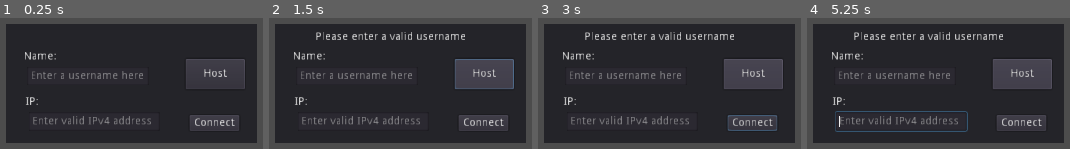
Above: before the commit, frames 1-4 (left to right).
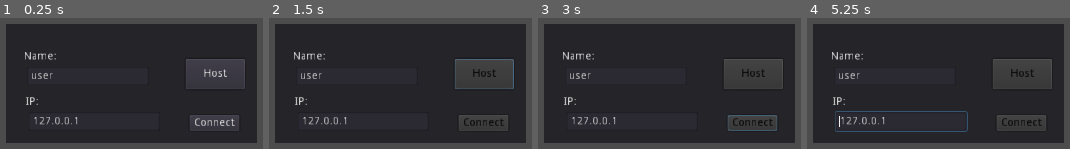
Above: after the commit, the same moments.

Repository: goon-squad-studios/Tribal
Game: Godot game, scene res://lobby.tscn
The game is run twice, just before and just after one commit, with the same random seed, the same clock (stepped at 60 frames per second) and the same inputs.
Inputs (mouse positions are in pixels of both pictures, inside the frame that each line leads up to):
- Up to frame 1 (0.25 s): no input
- Up to frame 2 (1.5 s): click "Connect" at 0.5 s; click (484, 73) at 1.25 s, where only the run before the commit has a clickable "Host"
- Up to frame 3 (3 s): hold Right (ui_right) 2.03-2.78 s; hold Down (ui_down) from 2.78 s (still down)
- Up to frame 4 (5.25 s): release Down (ui_down) at 3.53 s; hold Right (ui_right) 3.53-4.28 s; hold Up (ui_up) 4.28-5.03 s; hold Left (ui_left) from 5.03 s (still down)

The runs differ from the first frame. In frame 1, 2.0% of the frame differs, in the area x 12-58%, y 40-82%; in frame 2, 4.1%, in the area x 12-90%, y 10-83%; in frame 3, 4.1%; in frame 4, 4.1%.

Commit message:
fiddled with networking, added new ui

Diff:
--- a/game/field.tscn
+++ b/game/field.tscn
@@ -22,3 +22,5 @@
 
 [node name="2" type="Position2D" parent="spawn_points"]
 position = Vector2( 511.604, 126.582 )
+
+[node name="players" type="Node2D" parent="."]
--- a/game/lobby.gd
+++ b/game/lobby.gd
@@ -1,5 +1,4 @@
 extends Control
-
 
 func ready():
 	playerntwrk.connect("connection_failed", self, "_on_connection_failed")
@@ -9,32 +8,38 @@
 	playerntwrk.connect("game_error", self, "_on_game_error")
 
 func _on_connect_server_pressed():
-	var username = get_node("Panel/name_tag/username").text
-	#eventually implement a "is_valid_username" function
+	#make sure the info is good
+	var username = get_node("connect/name_tag/username").text
+	var ip = get_node("connect/ip_tag/ip").text
+	var err = get_node("connect/err").text
 	if username == "":
-		get_node("Panel/err").text = "Please enter a valid username"
+		err = "Please enter a valid username"
 		return
-	#check to make sure the ip's good before connecting
-	var ip = get_node("Panel/ip_tag/ip").text
-	if not ip.is_valid_ip_address():
-		get_node("Panel/err").text = "IPv4 not valid"
+	elif not ip.is_valid_ip_address():
+		err = "Please enter a valid IP adress"
 		return
-
-	#attempt to connect
-	var host = NetworkedMultiplayerENet.new()
-	print("connecting...")
-	host.create_client(ip, 42069)
-	get_tree().set_network_peer(host)
+	#if the user and ip are good, continue
+	get_node("connect/host_server").disabled = true
+	get_node("connect/connect_server").disabled = true
+	playerntwrk.join_game(ip, username)
 
 func _on_host_server_pressed():
-	#eventually implement a "is_valid_username" function
-	if get_node("Panel/ip_tag/ip").text == "":
-		get_node("Panel/err").text = "Please enter a valid username"
+	var username = get_node("connect/name_tag/username").text
+	var err = get_node("connect/err").text
+	if username == "":
+		err = "Please enter a valid username"
 		return
-#bring them to a lobby table if it's a good username
-	print("hello")
+	#if the user is good, continue
+	playerntwrk.host_game(username)
+
+	get_node("connect").hide()
+	get_node("players").show()
+	get_node("players/player_list").add_item(username)
 
 func _on_connection_failed():
+	get_node("connect/host_server").disabled = true
+	get_node("connect/connect_server").disabled = true
+	get_node("connect/err").text = "Couldn't connect to host"
 	pass
 
 func _on_connection_success():
@@ -48,3 +53,7 @@
 
 func _on_game_error():
 	pass
+
+
+func _on_start_pressed():
+	playerntwrk.begin_game()
--- a/game/lobby.tscn
+++ b/game/lobby.tscn
@@ -7,45 +7,63 @@
 anchor_bottom = 1.0
 script = ExtResource( 1 )
 
-[node name="Panel" type="Panel" parent="."]
+[node name="connect" type="Panel" parent="."]
+editor/display_folded = true
 margin_left = 379.5
 margin_top = 188.55
 margin_right = 700.5
 margin_bottom = 341.55
 
-[node name="name_tag" type="Label" parent="Panel"]
+[node name="name_tag" type="Label" parent="connect"]
 margin_left = 22.8
 margin_top = 35.15
 margin_right = 64.8
 margin_bottom = 49.15
 text = "Name:"
 
-[node name="username" type="LineEdit" parent="Panel/name_tag"]
+[node name="username" type="LineEdit" parent="connect/name_tag"]
 margin_left = 3.79999
 margin_top = 19.75
 margin_right = 159.8
 margin_bottom = 43.75
 hint_tooltip = "
 "
+text = "user"
 placeholder_text = "Enter a username here"
 
-[node name="ip_tag" type="Label" parent="Panel"]
+[node name="ip_tag" type="Label" parent="connect"]
 margin_left = 24.7
 margin_top = 93.1
 margin_right = 66.7
 margin_bottom = 107.1
 text = "IP:"
 
-[node name="ip" type="LineEdit" parent="Panel/ip_tag"]
+[node name="ip" type="LineEdit" parent="connect/ip_tag"]
 margin_left = 4.0
 margin_top = 20.0
 margin_right = 172.0
 margin_bottom = 44.0
 hint_tooltip = "
 "
+text = "127.0.0.1"
 placeholder_text = "Enter valid IPv4 address"
 
-[node name="connect_server" type="Button" parent="Panel"]
+[node name="err" type="Label" parent="connect"]
+margin_left = 52.0
+margin_top = 10.0
+margin_right = 254.0
+margin_bottom = 24.0
+
+[node name="host_server" type="Button" parent="connect"]
+margin_left = 230.25
+margin_top = 44.8
+margin_right = 306.25
+margin_bottom = 83.8
+custom_colors/font_color_disabled = Color( 0, 0, 0, 1 )
+custom_colors/font_color = Color( 1, 1, 1, 1 )
+text = "Host"
+
+[node name="connect_server" type="Button" parent="connect"]
 margin_left = 235.4
 margin_top = 116.9
 margin_right = 299.4
@@ -54,20 +72,35 @@
 custom_colors/font_color = Color( 1, 1, 1, 1 )
 text = "Connect"
 
-[node name="host_server" type="Button" parent="Panel"]
-margin_left = 230.25
-margin_top = 44.8
-margin_right = 306.25
-margin_bottom = 83.8
-custom_colors/font_color_disabled = Color( 0, 0, 0, 1 )
-custom_colors/font_color = Color( 1, 1, 1, 1 )
-text = "Host"
+[node name="players" type="Panel" parent="."]
+visible = false
+margin_left = 264.0
+margin_top = 93.0
+margin_right = 761.0
+margin_bottom = 365.0
 
-[node name="err" type="Label" parent="Panel"]
-margin_left = 52.0
-margin_top = 10.0
-margin_right = 254.0
-margin_bottom = 24.0
+[node name="player_list" type="ItemList" parent="players"]
+margin_left = 13.0
+margin_top = 44.0
+margin_right = 482.0
+margin_bottom = 234.0
 
-[connection signal="pressed" from="Panel/connect_server" to="." method="_on_connect_server_pressed"]
-[connection signal="pressed" from="Panel/host_server" to="." method="_on_host_server_pressed"]
+[node name="title" type="Label" parent="players"]
+margin_left = 105.0
+margin_top = 3.0
+margin_right = 374.0
+margin_bottom = 39.0
+text = "Lobby Players"
+align = 1
+valign = 1
+
+[node name="start" type="Button" parent="players"]
+margin_left = 381.0
+margin_top = 239.0
+margin_right = 464.0
+margin_bottom = 264.0
+text = "Start"
+
+[connection signal="pressed" from="connect/host_server" to="." method="_on_host_server_pressed"]
+[connection signal="pressed" from="connect/connect_server" to="." method="_on_connect_server_pressed"]
+[connection signal="pressed" from="players/start" to="." method="_on_start_pressed"]
--- a/game/networking/playerntwrk.gd
+++ b/game/networking/playerntwrk.gd
@@ -1,81 +1,93 @@
 extends Node
 
 var DEFAULT_PORT = 42069 #nice
-var MAX_PEERS = 4 #3 users and 1 reserved for the server itself
+var MAX_PEERS = 5 #4 users and 1 reserved for the server itself
 
-var players = {}
-var player_name
-
+signal connection_failed()
+signal connecteion_succeeded()
 signal player_list_changed()
-signal connection_failed()
-signal connection_succeeded()
 signal game_ended()
 signal game_error(what)
 
-func start_server():
-	player_name = "Server"
+var player_name
+var players = {}
+
+
+func _ready():
+#warning-ignore:return_value_discarded
+	get_tree().connect("network_peer_connected", self, "_player_connected")
+#warning-ignore:return_value_discarded
+	get_tree().connect("network_peer_disconnected", self,"_player_disconnected")
+#warning-ignore:return_value_discarded
+	get_tree().connect("connected_to_server", self, "_connected_ok")
+#warning-ignore:return_value_discarded
+	get_tree().connect("connection_failed", self, "_connected_fail")
+#warning-ignore:return_value_discarded
+	get_tree().connect("server_disconnected", self, "_server_disconnected")
+
+func _player_connected(id):
+	pass
+
+func _player_disconnected(id):
+	pass
+
+func _connected_ok():
+	rpc("register_player", get_tree().get_network_unique_id(), player_name)
+	emit_signal("connecteion_succeeded")
+
+	pass
+
+remote func register_player(id, name):
+	if get_tree().is_network_server():
+		 #If we are the server, let everyone know about the new player
+		rpc_id(id, "register_player", 1, player_name) # Send myself to new dude
+		for p_id in players: # Then, for each remote player
+#			print(players.size())
+			rpc_id(id, "register_player", p_id, players[p_id]) # Send player to new dude
+			rpc_id(p_id, "register_player", id, name) # Send new dude to player
+
+	players[id] = name
+	emit_signal("player_list_changed")
+
+func remove_player(id):
+	players.erase(id)
+
+func host_game(username):
+	player_name = username
 	var host = NetworkedMultiplayerENet.new()
-
 	host.create_server(DEFAULT_PORT, MAX_PEERS)
 	get_tree().set_network_peer(host)
 
-func join_server(ip, new_player_name):
-	player_name = new_player_name
+func join_game(ip, username):
+	player_name = username
 	var host = NetworkedMultiplayerENet.new()
-
 	host.create_client(ip, DEFAULT_PORT)
 	get_tree().set_network_peer(host)
 
-#ignore
-func _player_connected():
+func _connected_fail():
+	emit_signal("connection_failed")
 	pass
 
-func _player_disconnected(id):
-	emit_signal("player_list_changed")
+func _server_disconnected():
 	emit_signal("game_ended")
-	unregister_player(id)
-	rpc("unregister_player", id)
+	pass
 
+func begin_game():
 
-func _connected_ok():
-	rpc("register_player", get_tree().get_network_unique_id(), player_name)
-	emit_signal("connection_succeeded")
+	assert(get_tree().is_network_server())
 
-remote func unregister_player(id):
-	emit_signal("player_list_changed")
-	players.erase(id)
+	var world = load("res://field.tscn").instance()
+	var player = load("res://player/player.tscn").instance()
 
-remote func register_player(id, new_player_name):
-	if get_tree().is_network_server():
-		rpc_id(id, "register_player", 1, player_name)
-		for pid in players:
-			rpc_id(id, "register_player", pid, players[pid])
-			rpc_id(pid, "register_player", id, new_player_name)
+	get_tree().get_root().add_child(world)
+	get_tree().get_root().get_node("lobby").hide()
 
-	players[id] = new_player_name
-	emit_signal("player_list_changed")
+	var pos = world.get_node("spawn_points/0").position
 
+	player.position = pos
+	player.set_network_master(1)
 
-func _connected_fail():
-	get_tree().set_network_peer(null)
-	emit_signal("connection_failed")
+	world.get_node("players").add_child(player)
 
-func _server_disconnected():
-	emit_signal("game_error", "Server has been disconnected")
-	get_tree().set_network_peer(null)
-	players.clear()
-
-func spawn_player():
-	var player_scene = load("res://player/player.tscn")
-	var player = player_scene.instance()
-	get_parent().add_child(player)
-	var spawn_pos = get_node("spawn_points/0").position
-	player.position = spawn_pos
-
-
-func _ready():
-	get_tree().connect("network_peer_connected", self, "_player_connected")
-	get_tree().connect("network_peer_disconnected", self,"_player_disconnected")
-	get_tree().connect("connected_to_server", self, "_connected_ok")
-	get_tree().connect("connection_failed", self, "_connected_fail")
-	get_tree().connect("server_disconnected", self, "_server_disconnected")
+func get_playername():
+	return player_name
--- /dev/null
+++ b/game/player/lobby_player.tscn
@@ -0,0 +1,35 @@
+[gd_scene load_steps=2 format=2]
+
+[ext_resource path="res://icon.png" type="Texture" id=1]
+
+[node name="lobby_player" type="Control"]
+anchor_right = 1.0
+anchor_bottom = 1.0
+
+[node name="container" type="ColorRect" parent="."]
+margin_right = 273.0
+margin_bottom = 50.0
+color = Color( 0.333333, 0.52549, 0.74902, 1 )
+__meta__ = {
+"_edit_group_": true
+}
+
+[node name="ready" type="CheckBox" parent="container"]
+margin_left = 6.64999
+margin_top = 13.3
+margin_right = 30.65
+margin_bottom = 37.3
+
+[node name="icon" type="Sprite" parent="container"]
+position = Vector2( 61.75, 24.7 )
+scale = Vector2( 0.465625, 0.465625 )
+texture = ExtResource( 1 )
+
+[node name="name" type="Label" parent="container"]
+margin_left = 103.0
+margin_top = 11.0
+margin_right = 235.0
+margin_bottom = 41.0
+text = "Tribal God"
+align = 1
+valign = 1
--- a/game/project.godot
+++ b/game/project.godot
@@ -25,7 +25,6 @@
 
 [display]
 
-window/size/always_on_top=true
 window/stretch/mode="2d"
 
 [rendering]
